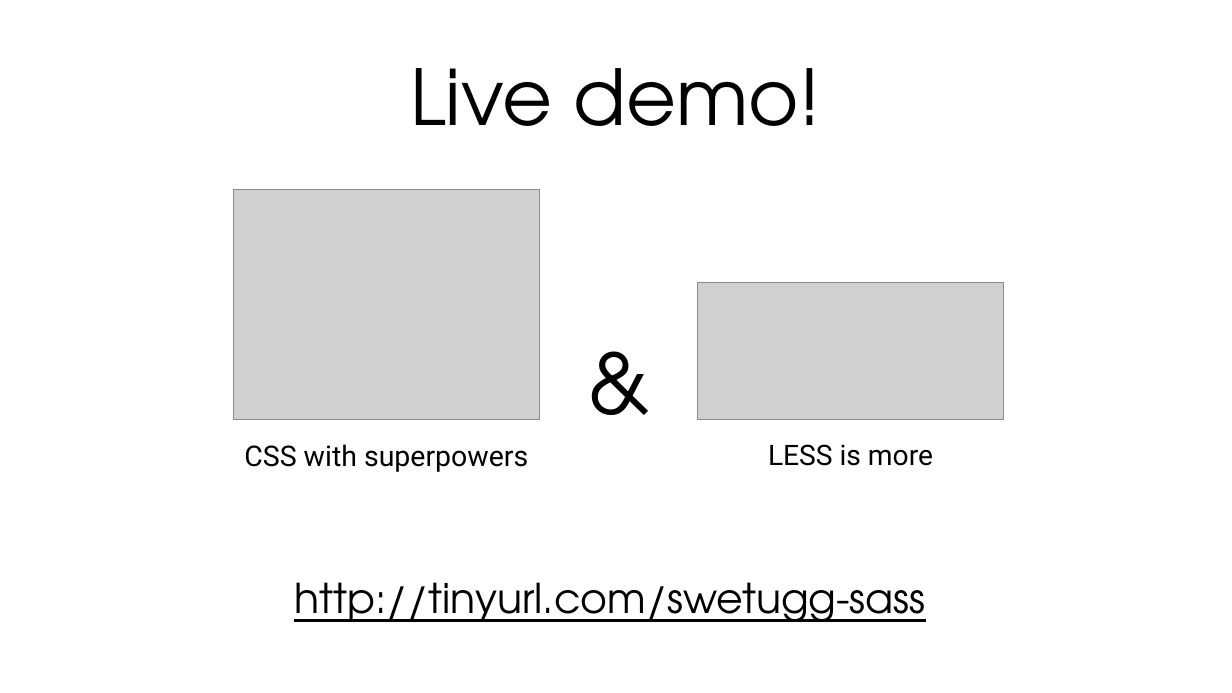
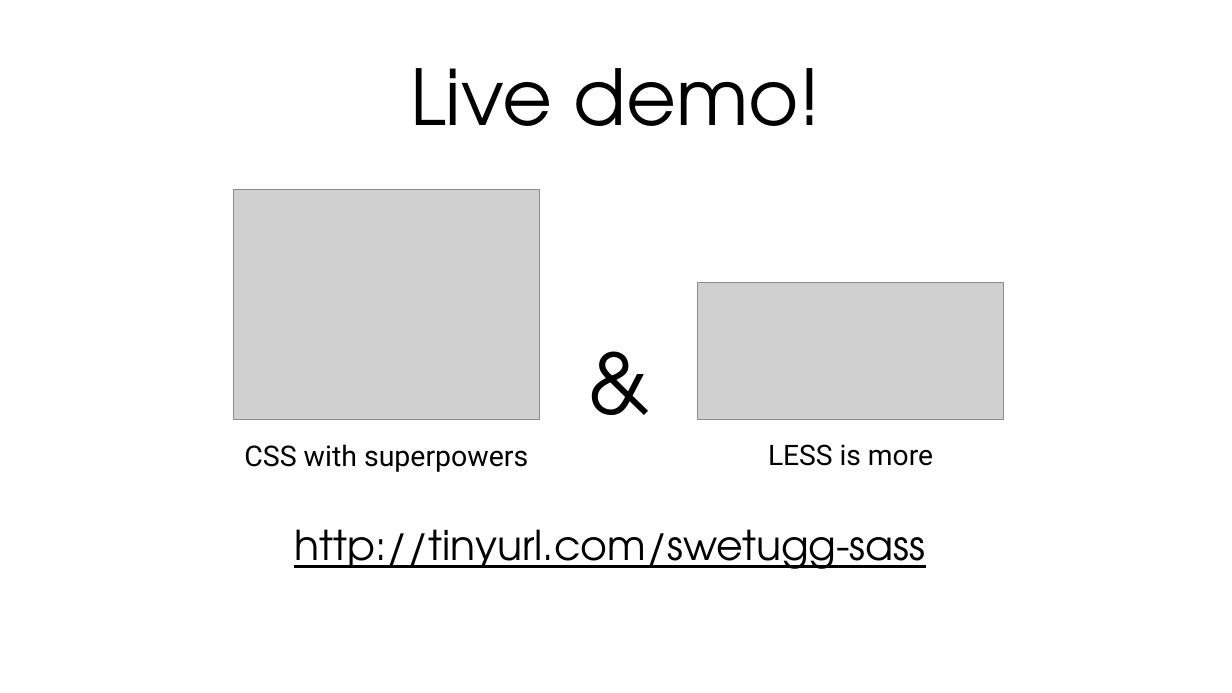
Before and after one commit to stiltet/SASS-Code-Example-Demo, a slide deck: slide 16 of Presentation.pptx. Drawn at 1232x693 pixels with LibreOffice and Linux fonts; fonts in the diff are those of the drawing; grey boxes stand for pictures. Boxes give left, top, right and bottom in pixels: in the first picture for what was removed or moved away, otherwise in the second. Text is boxed around its words. In the diff, an @@ line names an element or a change of style, - is before the commit and + after.

```diff
--- a/Presentation.pptx
+++ b/Presentation.pptx
@@ text "http://tinyurl.com/swetugg-sass": place and size @@
-text "http://tinyurl.com/swetugg-sass" at (294,582,926,622)
+text "http://tinyurl.com/swetugg-sass" at (294,529,926,569)
```
Also in this commit, not shown: 15 other slides changed, 1 other file.
